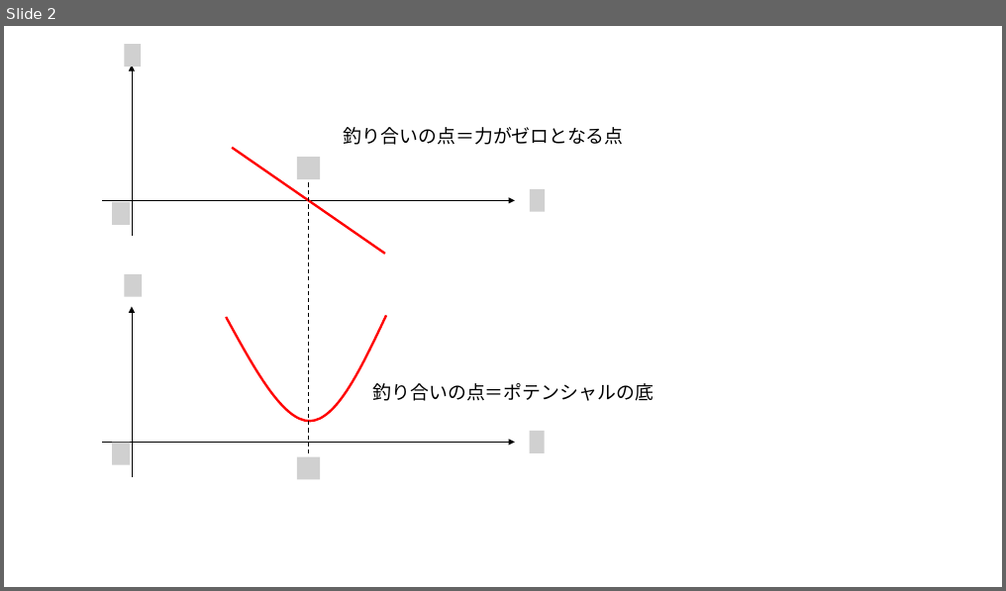
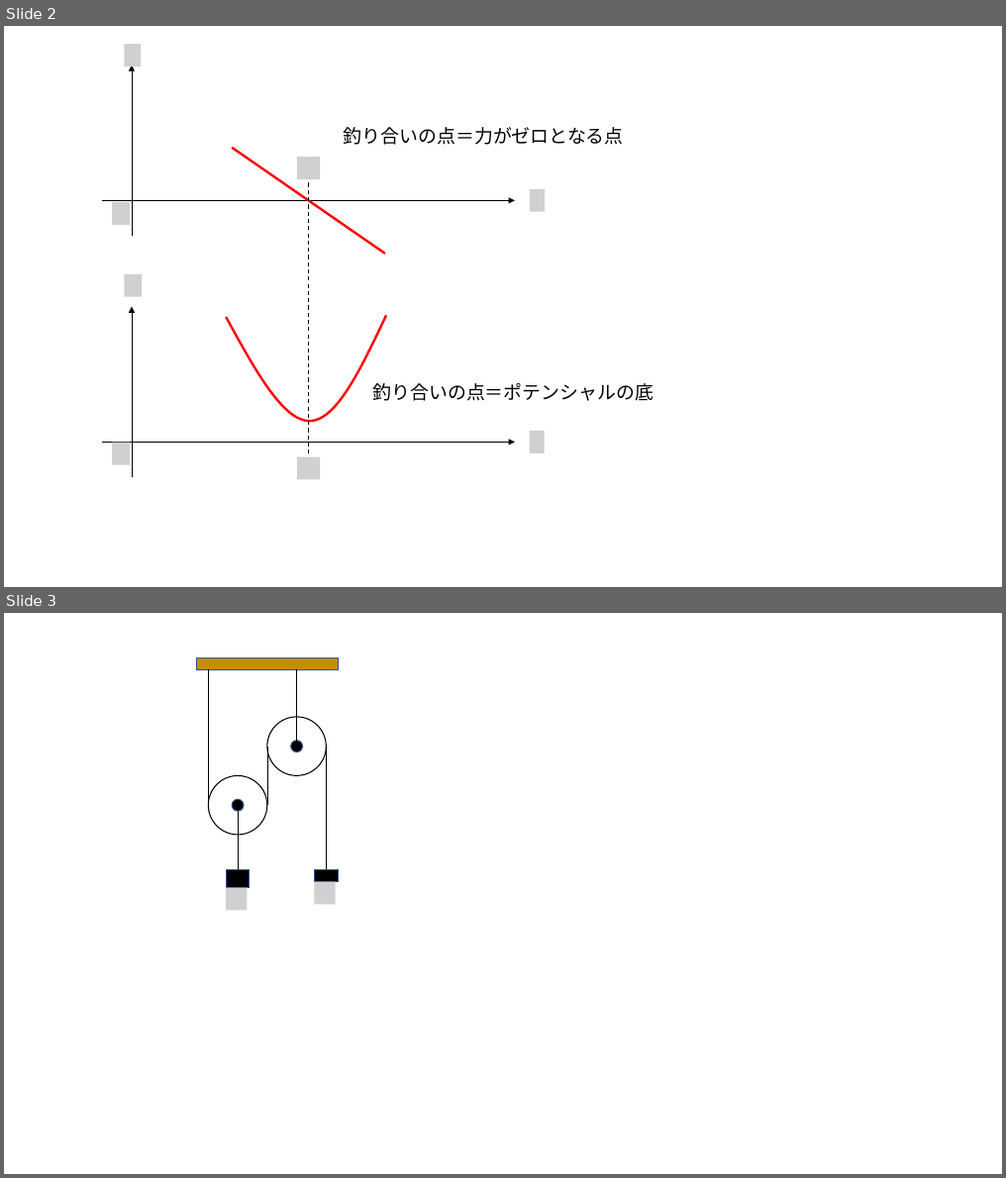
Before and after one commit to kaityo256/classical_mechanics, a slide deck: virtual_work/fig/fig.pptx. Shown one above the other, each under a label of ours: slide 2 before the commit, slides 2 and 3 after it. The pictures are 1006x591 and 1006x1178 pixels, drawn with LibreOffice and Linux fonts; fonts in the diff are those of the drawing; grey boxes stand for pictures. Boxes give left, top, right and bottom in pixels: in the first picture for what was removed or moved away, otherwise in the second. Text is boxed around its words. In the diff, an @@ line names an element or a change of style, - is before the commit and + after.

```diff
--- a/virtual_work/fig/fig.pptx
+++ b/virtual_work/fig/fig.pptx
@@ slide 3 added at [4, 613, 1002, 1174], background #FFFFFF @@
@@ rectangle added at [196, 658, 338, 669], fill #BF9000, outline #325491 1 pt @@
@@ line added from (208, 805) to (208, 669), #000000 0.5 pt @@
@@ line added from (297, 747) to (297, 669), #000000 0.5 pt @@
@@ ellipse added at [267, 717, 327, 776], outline #000000 1 pt @@
@@ line added from (267, 805) to (267, 747), #000000 0.5 pt @@
@@ ellipse added at [291, 741, 303, 753], fill #000000, outline #325491 1 pt @@
@@ line added from (326, 870) to (326, 747), #000000 0.5 pt @@
@@ ellipse added at [208, 776, 267, 836], outline #000000 1 pt @@
@@ ellipse added at [232, 799, 244, 811], fill #000000, outline #325491 1 pt @@
@@ line added from (238, 870) to (238, 805), #000000 0.5 pt @@
@@ rectangle added at [227, 870, 250, 888], fill #000000, outline #325491 1 pt @@
@@ rectangle added at [315, 870, 338, 882], fill #000000, outline #325491 1 pt @@
@@ picture added at [227, 888, 248, 910] @@
@@ picture added at [315, 881, 336, 904] @@
```
Also in this commit, not shown: 1 other slide added, 4 other files.
